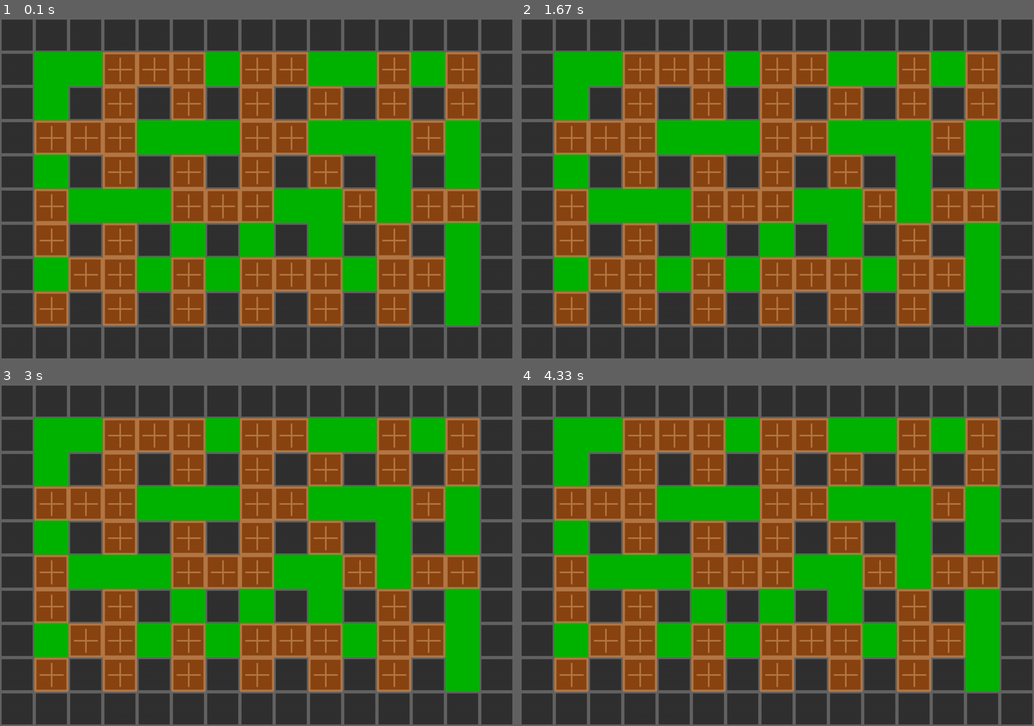
Above: before the commit, frames 1-4 (two rows, left to right).
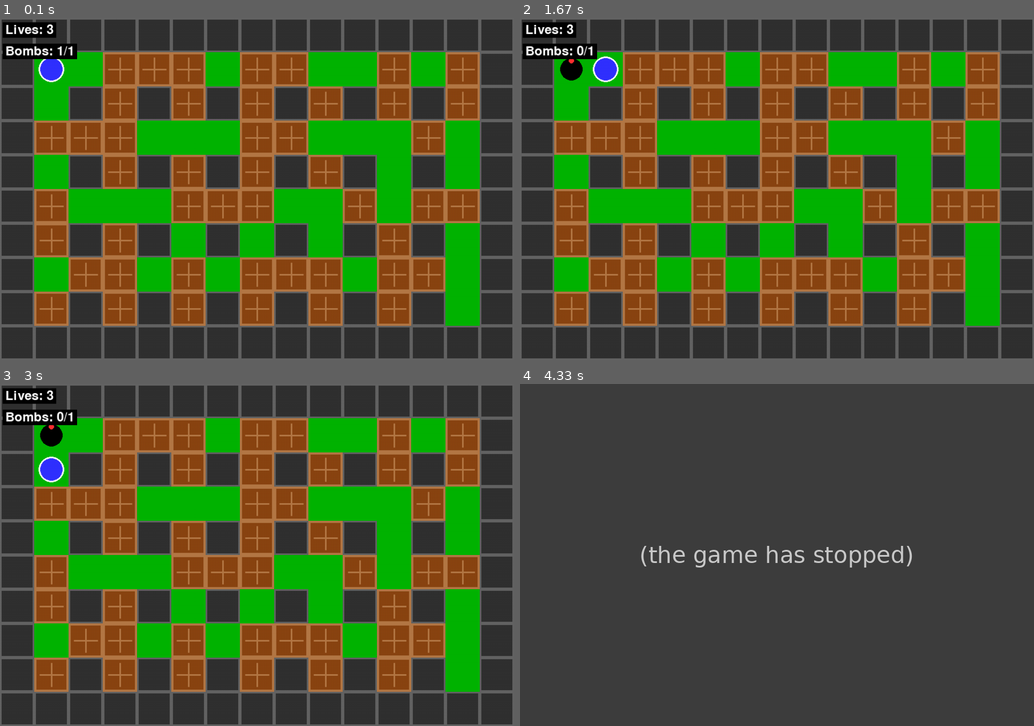
Above: after the commit, the same moments.

Repository: csorbakristof/learning_ai
Game: pygame game, started from PyGameDevTest1/main.py
Same seed, same stepped clock (60 frames per second), same inputs: the game is played once before the commit and once after it.
Inputs:
- Up to frame 1 (0.1 s): no input
- Up to frame 2 (1.67 s): tap Space at 0.33, 0.73, 1.03, 1.23 s; hold Right 0.67-1.13 s; hold W 1.17-1.47 s
- Up to frame 3 (3 s): hold A 2-2.53 s; tap Space at 2.07, 2.37, 2.63 s; hold Down 2.57-2.87 s
- Up to frame 4 (4.33 s): hold Up 3.33-3.7 s; tap Space at 3.4 s

The runs differ from the first frame. In frame 1, 1.4% of the frame differs, in the area x 0-15%, y 1-19%; in frame 2, 1.6%; in frame 3, 1.6%; in frame 4, 62%, in the area x 0-100%, y 0-100%.
After the commit the program exited at 3.37 s; later frames show no game.

Commit message:
AI implemented milestone 3.

Diff:
--- a/PyGameDevTest1/main.py
+++ b/PyGameDevTest1/main.py
@@ -5,7 +5,7 @@
 import pygame
 import random
 from config import *
-from sprites import Wall, SoftBlock
+from sprites import Wall, SoftBlock, Player, Bomb, Explosion
 
 
 def grid_to_pixel(grid_x, grid_y):
@@ -59,6 +59,60 @@
                 soft_blocks_group.add(SoftBlock(x, y))
 
 
+def can_place_bomb(grid_x, grid_y, bombs_group):
+    """Check if a bomb can be placed at the given grid position"""
+    for bomb in bombs_group:
+        if bomb.grid_x == grid_x and bomb.grid_y == grid_y:
+            return False
+    return True
+
+
+def create_explosion(grid_x, grid_y, bomb_range, walls_group, soft_blocks_group, explosions_group):
+    """
+    Create explosion sprites in a cross pattern
+    Returns list of soft blocks that were destroyed
+    """
+    destroyed_blocks = []
+
+    # Create center explosion
+    explosions_group.add(Explosion(grid_x, grid_y, is_center=True))
+
+    # Create explosions in four directions
+    directions = [(0, -1), (0, 1), (-1, 0), (1, 0)]  # Up, Down, Left, Right
+
+    for dx, dy in directions:
+        for distance in range(1, bomb_range + 1):
+            ex = grid_x + (dx * distance)
+            ey = grid_y + (dy * distance)
+
+            # Check if hit a wall (indestructible) - stop explosion
+            hit_wall = False
+            for wall in walls_group:
+                if wall.grid_x == ex and wall.grid_y == ey:
+                    hit_wall = True
+                    break
+
+            if hit_wall:
+                break  # Stop extending in this direction
+
+            # Check if hit a soft block - destroy it and stop
+            hit_block = False
+            for block in soft_blocks_group:
+                if block.grid_x == ex and block.grid_y == ey:
+                    destroyed_blocks.append(block)
+                    hit_block = True
+                    break
+
+            # Add explosion sprite at this position
+            explosions_group.add(Explosion(ex, ey, is_center=False))
+
+            if hit_block:
+                break  # Stop extending in this direction after destroying block
+
+    return destroyed_blocks
+
+
+
 def main():
     """Main game function"""
     # Initialize Pygame
@@ -71,17 +125,29 @@
     # Create clock for FPS control
     clock = pygame.time.Clock()
 
+    # Create font for UI
+    font = pygame.font.Font(None, 36)
+
     # Create sprite groups
     all_sprites = pygame.sprite.Group()
     walls = pygame.sprite.Group()
     soft_blocks = pygame.sprite.Group()
+    bombs = pygame.sprite.Group()
+    explosions = pygame.sprite.Group()
 
     # Generate level
     generate_level(walls, soft_blocks)
+
+    # Create player at starting position (grid 1, 1)
+    player = Player(1, 1, walls, soft_blocks)
 
     # Add all sprites to the main group for rendering
     all_sprites.add(walls)
     all_sprites.add(soft_blocks)
+    all_sprites.add(player)
+
+    # Track key press for bomb placement (to avoid continuous placement)
+    space_pressed = False
 
     # Main game loop
     running = True
@@ -91,14 +157,107 @@
             if event.type == pygame.QUIT:
                 running = False
 
+        # Input handling - continuous key checking for smooth movement
+        keys = pygame.key.get_pressed()
+
+        # Arrow keys
+        if keys[pygame.K_UP]:
+            player.move(0, -1)
+        elif keys[pygame.K_DOWN]:
+            player.move(0, 1)
+        elif keys[pygame.K_LEFT]:
+            player.move(-1, 0)
+        elif keys[pygame.K_RIGHT]:
+            player.move(1, 0)
+
+        # WASD keys
+        if keys[pygame.K_w]:
+            player.move(0, -1)
+        elif keys[pygame.K_s]:
+            player.move(0, 1)
+        elif keys[pygame.K_a]:
+            player.move(-1, 0)
+        elif keys[pygame.K_d]:
+            player.move(1, 0)
+
+        # Bomb placement with spacebar (only when player is aligned to grid)
+        if keys[pygame.K_SPACE] and not space_pressed:
+            if not player.moving and player.bombs_available > 0:
+                if can_place_bomb(player.grid_x, player.grid_y, bombs):
+                    bomb = Bomb(player.grid_x, player.grid_y, player.bomb_range, player)
+                    bombs.add(bomb)
+                    all_sprites.add(bomb)
+                    player.bombs_available -= 1
+                    space_pressed = True
+
+        # Reset space key tracking
+        if not keys[pygame.K_SPACE]:
+            space_pressed = False
+
         # Update
-        # (Nothing to update yet in Milestone 1)
         all_sprites.update()
+
+        # Check for bombs ready to explode
+        for bomb in bombs.copy():
+            if bomb.is_ready_to_explode():
+                # Create explosion
+                destroyed_blocks = create_explosion(
+                    bomb.grid_x, bomb.grid_y, bomb.bomb_range,
+                    walls, soft_blocks, explosions
+                )
+
+                # Remove destroyed soft blocks
+                for block in destroyed_blocks:
+                    block.kill()
+                    all_sprites.remove(block)
+
+                # Add explosions to sprite groups
+                all_sprites.add(explosions)
+
+                # Return bomb to player
+                bomb.owner.bombs_available += 1
+
+                # Remove bomb
+                bomb.kill()
+                bombs.remove(bomb)
+                all_sprites.remove(bomb)
+
+        # Check collision between player and explosions
+        explosion_hits = pygame.sprite.spritecollide(player, explosions, False)
+        if explosion_hits:
+            player.lives -= 1
+            if player.lives <= 0:
+                print(f"Game Over! You ran out of lives!")
+                running = False
+            else:
+                # Respawn player at starting position
+                player.rect.x = 1 * TILE_SIZE
+                player.rect.y = 1 * TILE_SIZE
+                player.grid_x = 1
+                player.grid_y = 1
+                player.target_x = player.rect.x
+                player.target_y = player.rect.y
+                player.moving = False
+                print(f"Hit by explosion! Lives remaining: {player.lives}")
 
         # Render
         screen.fill(GREEN)  # Background color (grass)
         all_sprites.draw(screen)
 
+        # Draw UI - Lives and Bombs
+        lives_text = font.render(f"Lives: {player.lives}", True, WHITE)
+        bombs_text = font.render(f"Bombs: {player.bombs_available}/{player.max_bombs}", True, WHITE)
+
+        # Draw text with black background for readability
+        lives_rect = lives_text.get_rect(topleft=(10, 10))
+        bombs_rect = bombs_text.get_rect(topleft=(10, 50))
+
+        pygame.draw.rect(screen, BLACK, lives_rect.inflate(10, 5))
+        pygame.draw.rect(screen, BLACK, bombs_rect.inflate(10, 5))
+
+        screen.blit(lives_text, lives_rect)
+        screen.blit(bombs_text, bombs_rect)
+
         # Update display
         pygame.display.flip()
 
--- a/PyGameDevTest1/sprites.py
+++ b/PyGameDevTest1/sprites.py
@@ -3,6 +3,98 @@
 """
 import pygame
 from config import *
+
+
+class Player(pygame.sprite.Sprite):
+    """Player character"""
+
+    def __init__(self, grid_x, grid_y, walls_group, soft_blocks_group):
+        super().__init__()
+        self.grid_x = grid_x
+        self.grid_y = grid_y
+        self.walls = walls_group
+        self.soft_blocks = soft_blocks_group
+
+        # Player stats
+        self.lives = INITIAL_LIVES
+        self.max_bombs = INITIAL_MAX_BOMBS
+        self.bomb_range = INITIAL_BOMB_RANGE
+        self.speed = PLAYER_SPEED
+        self.bombs_available = self.max_bombs
+
+        # Create visual representation (blue circle on white square)
+        self.image = pygame.Surface((TILE_SIZE, TILE_SIZE))
+        self.image.fill(GREEN)  # Transparent background matches field
+        pygame.draw.circle(self.image, BLUE,
+                          (TILE_SIZE//2, TILE_SIZE//2), TILE_SIZE//2 - 8)
+        # Add white outline
+        pygame.draw.circle(self.image, WHITE,
+                          (TILE_SIZE//2, TILE_SIZE//2), TILE_SIZE//2 - 8, 3)
+
+        # Set position
+        self.rect = self.image.get_rect()
+        self.rect.x = grid_x * TILE_SIZE
+        self.rect.y = grid_y * TILE_SIZE
+
+        # Movement state
+        self.moving = False
+        self.target_x = self.rect.x
+        self.target_y = self.rect.y
+
+    def update(self):
+        """Update player position"""
+        # Smooth movement towards target position
+        if self.rect.x < self.target_x:
+            self.rect.x = min(self.rect.x + self.speed, self.target_x)
+        elif self.rect.x > self.target_x:
+            self.rect.x = max(self.rect.x - self.speed, self.target_x)
+
+        if self.rect.y < self.target_y:
+            self.rect.y = min(self.rect.y + self.speed, self.target_y)
+        elif self.rect.y > self.target_y:
+            self.rect.y = max(self.rect.y - self.speed, self.target_y)
+
+        # Update grid position when aligned
+        if self.rect.x == self.target_x and self.rect.y == self.target_y:
+            self.grid_x = self.rect.x // TILE_SIZE
+            self.grid_y = self.rect.y // TILE_SIZE
+            self.moving = False
+
+    def move(self, dx, dy):
+        """
+        Attempt to move in the specified direction
+        dx, dy should be -1, 0, or 1
+        """
+        # Only allow new movement if not currently moving
+        if self.moving:
+            return
+
+        # Calculate target grid position
+        new_grid_x = self.grid_x + dx
+        new_grid_y = self.grid_y + dy
+
+        # Check if target position is valid (not blocked)
+        if self.is_position_blocked(new_grid_x, new_grid_y):
+            return
+
+        # Set movement target
+        self.target_x = new_grid_x * TILE_SIZE
+        self.target_y = new_grid_y * TILE_SIZE
+        self.moving = True
+
+    def is_position_blocked(self, grid_x, grid_y):
+        """Check if a grid position is blocked by walls or soft blocks"""
+        # Check walls
+        for wall in self.walls:
+            if wall.grid_x == grid_x and wall.grid_y == grid_y:
+                return True
+
+        # Check soft blocks
+        for block in self.soft_blocks:
+            if block.grid_x == grid_x and block.grid_y == grid_y:
+                return True
+
+        return False
 
 
 class Wall(pygame.sprite.Sprite):
@@ -48,3 +140,106 @@
         self.rect = self.image.get_rect()
         self.rect.x = grid_x * TILE_SIZE
         self.rect.y = grid_y * TILE_SIZE
+
+
+class Bomb(pygame.sprite.Sprite):
+    """Bomb that explodes after a timer"""
+
+    def __init__(self, grid_x, grid_y, bomb_range, owner):
+        super().__init__()
+        self.grid_x = grid_x
+        self.grid_y = grid_y
+        self.bomb_range = bomb_range
+        self.owner = owner  # Reference to player who placed it
+
+        # Timer
+        self.placed_time = pygame.time.get_ticks()
+        self.timer = BOMB_TIMER
+
+        # Create visual representation (black circle that pulses)
+        self.image = pygame.Surface((TILE_SIZE, TILE_SIZE))
+        self.image.fill(GREEN)  # Transparent background
+        pygame.draw.circle(self.image, BLACK,
+                          (TILE_SIZE//2, TILE_SIZE//2), TILE_SIZE//3)
+        # Add fuse (small red circle on top)
+        pygame.draw.circle(self.image, RED,
+                          (TILE_SIZE//2, TILE_SIZE//4), 5)
+
+        # Set position
+        self.rect = self.image.get_rect()
+        self.rect.x = grid_x * TILE_SIZE
+        self.rect.y = grid_y * TILE_SIZE
+
+        self.exploded = False
+
+    def update(self):
+        """Update bomb timer and check for explosion"""
+        current_time = pygame.time.get_ticks()
+        time_left = self.timer - (current_time - self.placed_time)
+
+        # Pulse effect - make bomb blink faster as timer runs out
+        if time_left > 0:
+            blink_rate = max(100, time_left // 10)
+            if (current_time // blink_rate) % 2 == 0:
+                # Redraw bomb with different size for pulse effect
+                self.image.fill(GREEN)
+                size = TILE_SIZE//3 + 3
+                pygame.draw.circle(self.image, BLACK,
+                                  (TILE_SIZE//2, TILE_SIZE//2), size)
+                pygame.draw.circle(self.image, RED,
+                                  (TILE_SIZE//2, TILE_SIZE//4), 5)
+            else:
+                self.image.fill(GREEN)
+                pygame.draw.circle(self.image, BLACK,
+                                  (TILE_SIZE//2, TILE_SIZE//2), TILE_SIZE//3)
+                pygame.draw.circle(self.image, RED,
+                                  (TILE_SIZE//2, TILE_SIZE//4), 5)
+
+        # Check if timer expired
+        if time_left <= 0 and not self.exploded:
+            self.exploded = True
+
+    def is_ready_to_explode(self):
+        """Check if bomb should explode"""
+        return self.exploded
+
+
+class Explosion(pygame.sprite.Sprite):
+    """Explosion sprite that appears when bomb detonates"""
+
+    def __init__(self, grid_x, grid_y, is_center=False):
+        super().__init__()
+        self.grid_x = grid_x
+        self.grid_y = grid_y
+
+        # Timer for explosion duration
+        self.created_time = pygame.time.get_ticks()
+        self.duration = EXPLOSION_DURATION
+
+        # Create visual representation (orange/yellow fire)
+        self.image = pygame.Surface((TILE_SIZE, TILE_SIZE))
+        self.image.fill(GREEN)
+
+        if is_center:
+            # Center explosion is larger
+            pygame.draw.circle(self.image, ORANGE,
+                              (TILE_SIZE//2, TILE_SIZE//2), TILE_SIZE//2 - 5)
+            pygame.draw.circle(self.image, YELLOW,
+                              (TILE_SIZE//2, TILE_SIZE//2), TILE_SIZE//3)
+        else:
+            # Side explosions are more directional
+            pygame.draw.circle(self.image, ORANGE,
+                              (TILE_SIZE//2, TILE_SIZE//2), TILE_SIZE//2 - 8)
+            pygame.draw.circle(self.image, YELLOW,
+                              (TILE_SIZE//2, TILE_SIZE//2), TILE_SIZE//4)
+
+        # Set position
+        self.rect = self.image.get_rect()
+        self.rect.x = grid_x * TILE_SIZE
+        self.rect.y = grid_y * TILE_SIZE
+
+    def update(self):
+        """Update explosion - it disappears after duration"""
+        current_time = pygame.time.get_ticks()
+        if current_time - self.created_time >= self.duration:
+            self.kill()  # Remove from all groups
Not shown, changed: PyGameDevTest1/prompts.md
